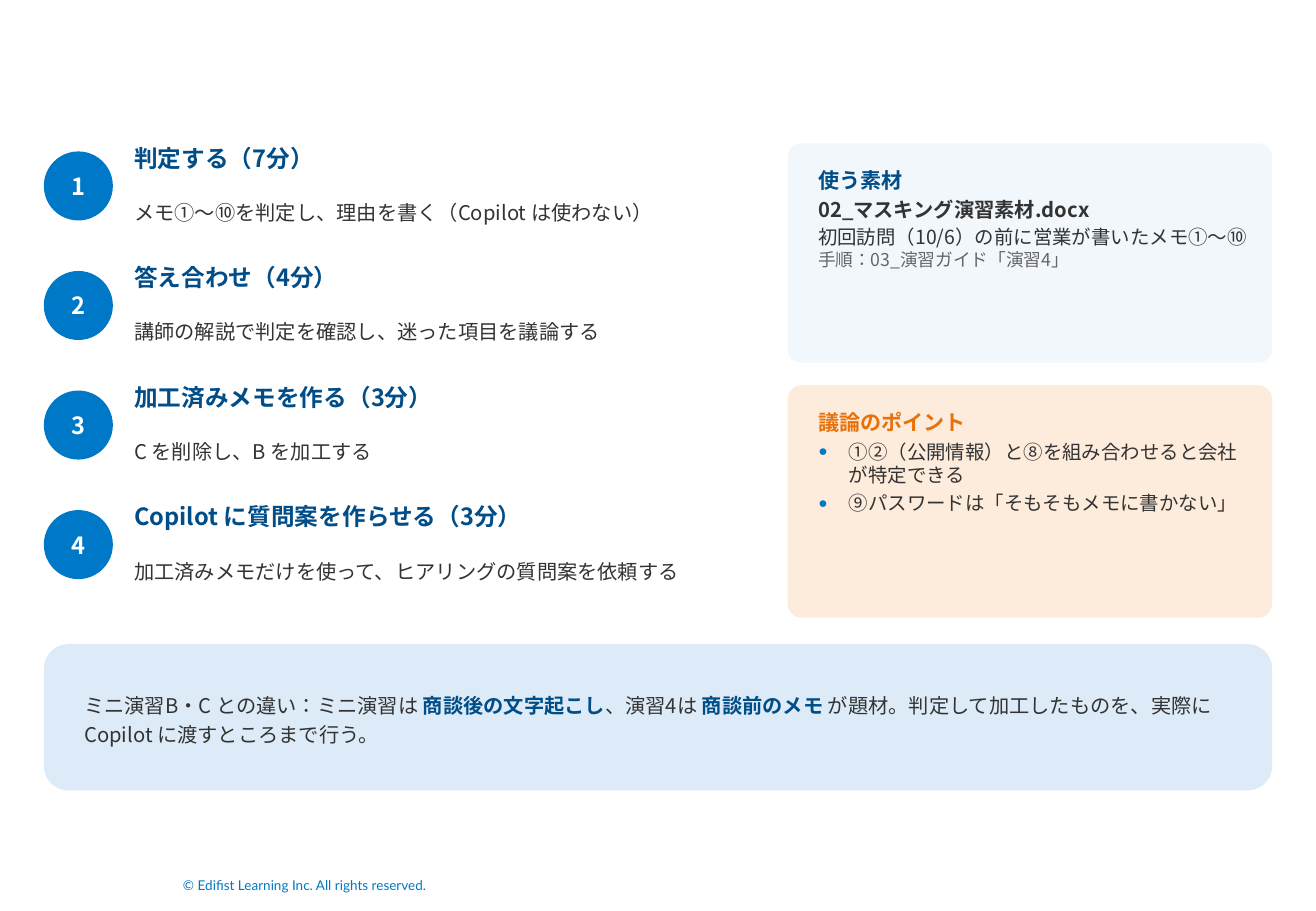
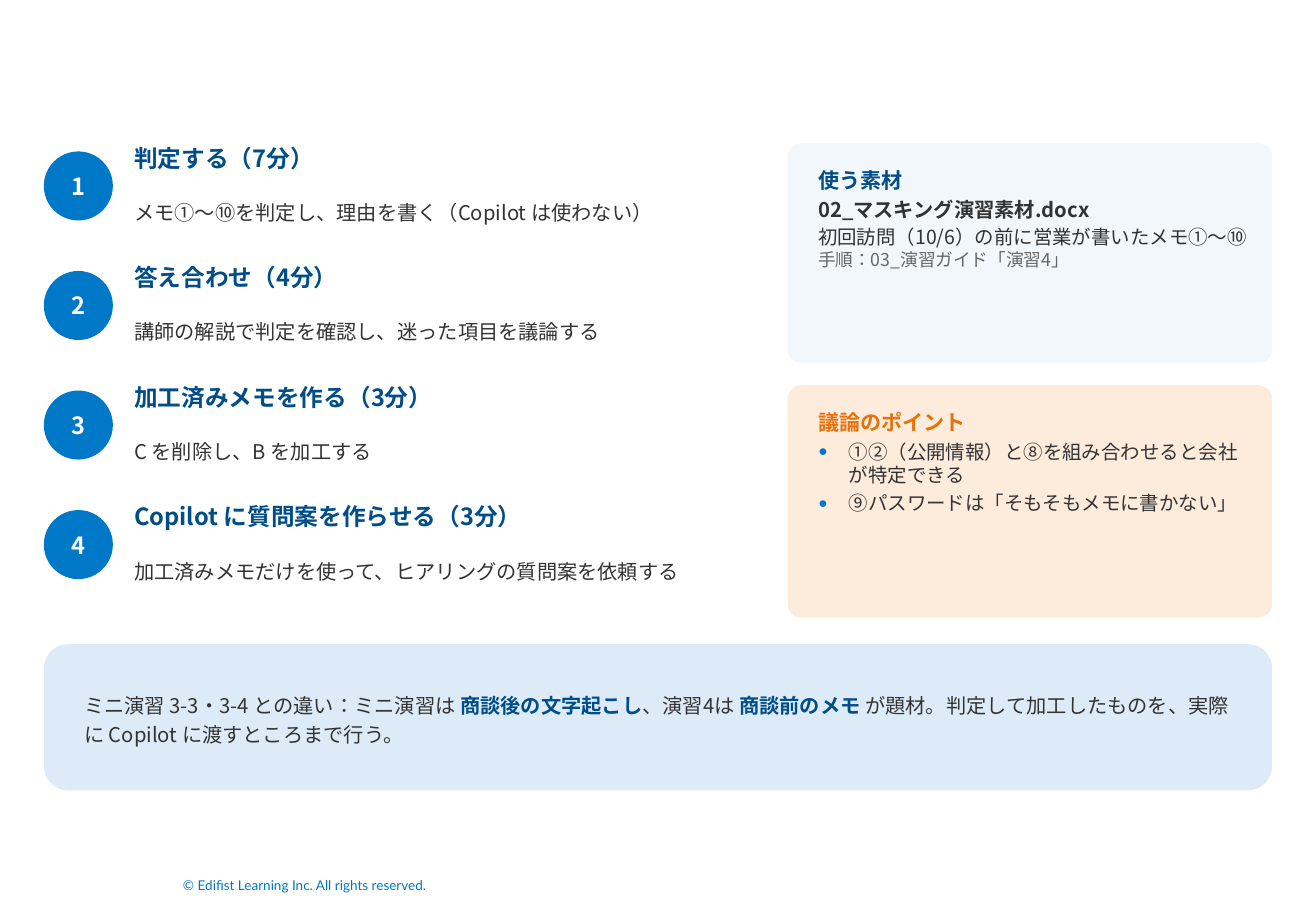
Before and after one commit to Takahashi-eiji-0708/work2026, a slide deck: slide 70 of slides/ソリューション営業のための生成AIセキュア活用実践.pptx (slide 42 before the commit). Drawn at 1316x911 pixels with LibreOffice and Linux fonts; fonts in the diff are those of the drawing; background and template pictures are left out. Boxes give left, top, right and bottom in pixels: in the first picture for what was removed or moved away, otherwise in the second. Text is boxed around its words. In the diff, an @@ line names an element or a change of style, - is before the commit and + after.

```diff
--- a/slides/ソリューション営業のための生成AIセキュア活用実践.pptx
+++ b/slides/ソリューション営業のための生成AIセキュア活用実践.pptx
@@ text in rounded rectangle at bbox=[84, 695, 1229, 747]: text changed @@
-ミニ演習B・C との違い：ミニ演習は 商談後の文字起こし、演習4は 商談前のメモ が題材。判定して加工したものを、実際に Copilot に渡すところまで行う。
+ミニ演習 3-3・3-4 との違い：ミニ演習は 商談後の文字起こし、演習4は 商談前のメモ が題材。判定して加工したものを、実際に Copilot に渡すところまで行う。
```
Also in this commit, not shown: 7 other slides changed, 38 slides added, 18 other files.
